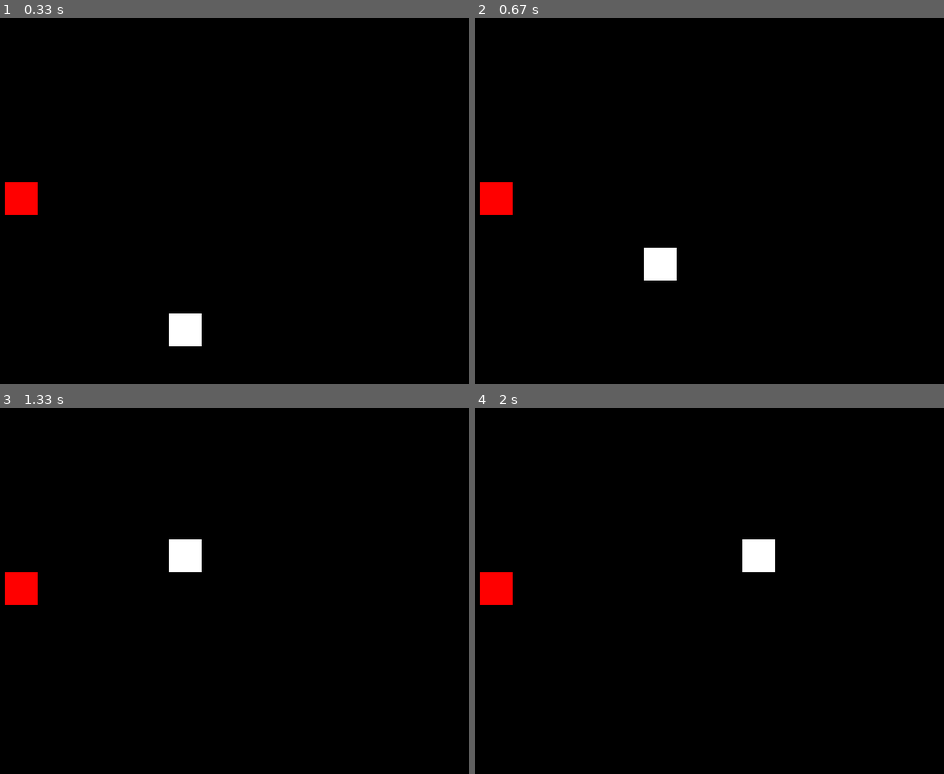
Above: before the commit, frames 1-4 (two rows, left to right).
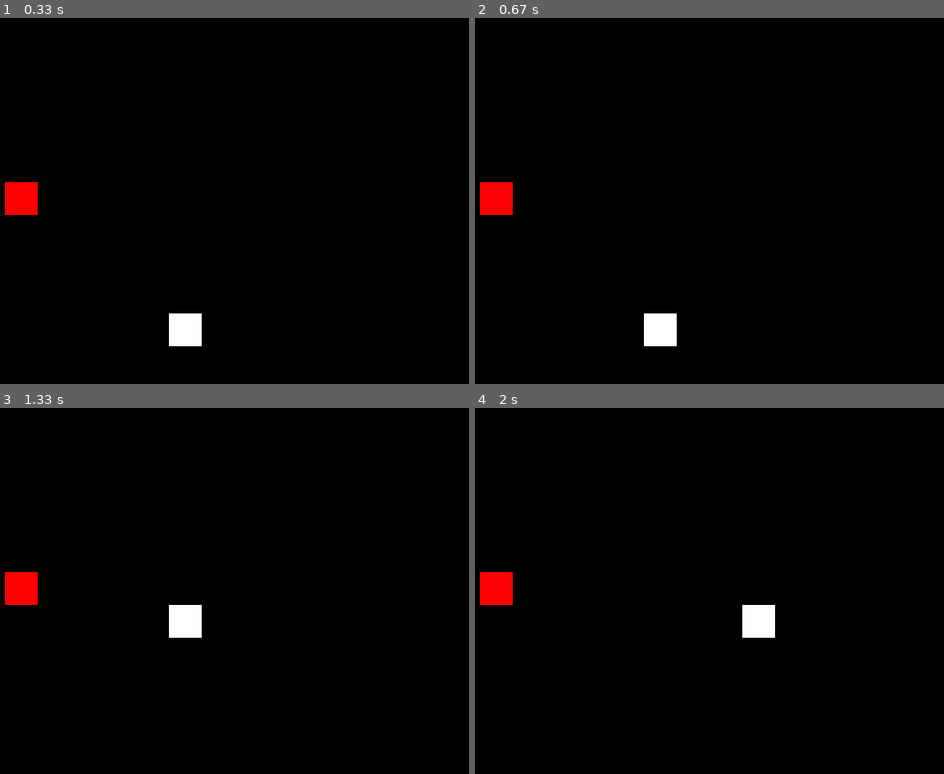
Above: after the commit, the same moments.

Repository: seinokoula/Python_snake_A3
Game: pygame game, started from pygame-1.py
Two runs of this game, one before a commit and one after it. Both use one fixed random seed, a clock stepped at 60 frames per second and the inputs below.
Inputs:
- Up to frame 1 (0.33 s): no input
- Up to frame 2 (0.67 s): tap Y at 0.33 s
- Up to frame 3 (1.33 s): tap Enter at 0.67 s; hold Right from 1.17 s (still down)
- Up to frame 4 (2 s): release Right at 1.63 s; hold Up from 1.67 s (still down)

Frame 1 is identical in both runs. In frame 2, 1.3% of the frame differs, in the area x 36-44%, y 62-90%; in frame 3, 1.3%; in frame 4, 1.3%.

Commit message:
:lipstick: stable working snake still need increase length and working retry

Diff:
--- a/pygame-1.py
+++ b/pygame-1.py
@@ -1,6 +1,8 @@
 import sys
 import pygame
 import random
+import time
+
 
 class Snake:
     def __init__(self, x, y, direction):
@@ -38,6 +40,7 @@
             return True
         return False
 
+
 class Food:
     def __init__(self, x, y):
         self.x = x
@@ -60,6 +63,8 @@
 clock = pygame.time.Clock()
 snake = Snake(10, 10, 'up')
 food = Food(5, 5)
+speed = 10
+
 
 while True:
     for event in pygame.event.get():
@@ -78,12 +83,21 @@
                 snake.direction = 'left'
             elif event.key == pygame.K_RIGHT:
                 snake.direction = 'right'
+            elif event.key == pygame.K_y:
+                snake = Snake(10, 10, 'up')
+                food = Food(5, 5)
+                break
+            elif event.key == pygame.K_n:
+                pygame.quit()
+                sys.exit()
 
     screen.fill(BLACK)
 
     for pos in snake.body:
-        pygame.draw.rect(screen, WHITE, pygame.Rect(pos[0] * 40, pos[1] * 40, 40, 40))
-    pygame.draw.rect(screen, RED, pygame.Rect(food.x * 40, food.y * 40, 40, 40))
+        pygame.draw.rect(screen, WHITE, pygame.Rect(
+            pos[0] * 40, pos[1] * 40, 40, 40))
+    pygame.draw.rect(screen, RED, pygame.Rect(
+        food.x * 40, food.y * 40, 40, 40))
 
     snake.check_collision(food)
     if snake.check_wall_collision() or snake.check_self_collision():
@@ -124,7 +138,7 @@
             if event.key == pygame.K_y:
                 snake = Snake(10, 10, 'up')
                 food = Food(5, 5)
-                clock.tick(5)
+                break
             elif event.key == pygame.K_n:
                 pygame.quit()
                 sys.exit()
Not shown, changed: README.md
